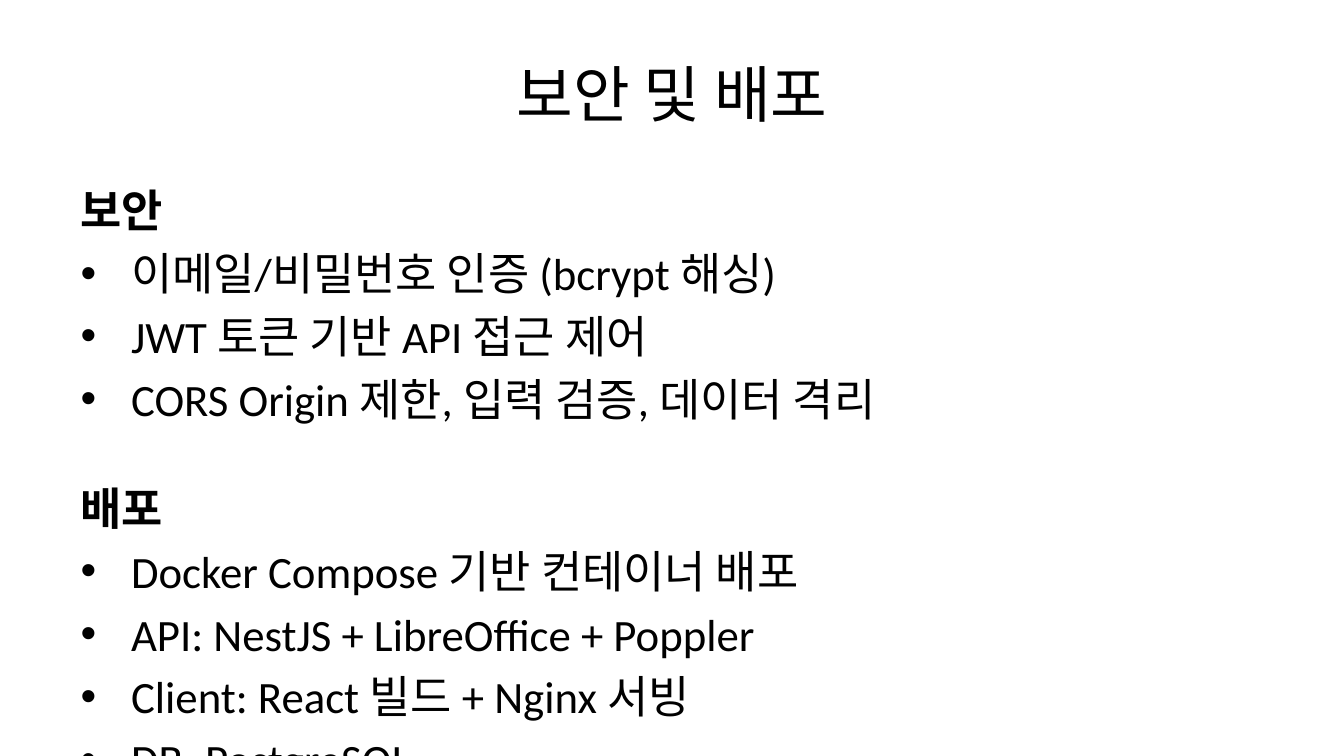
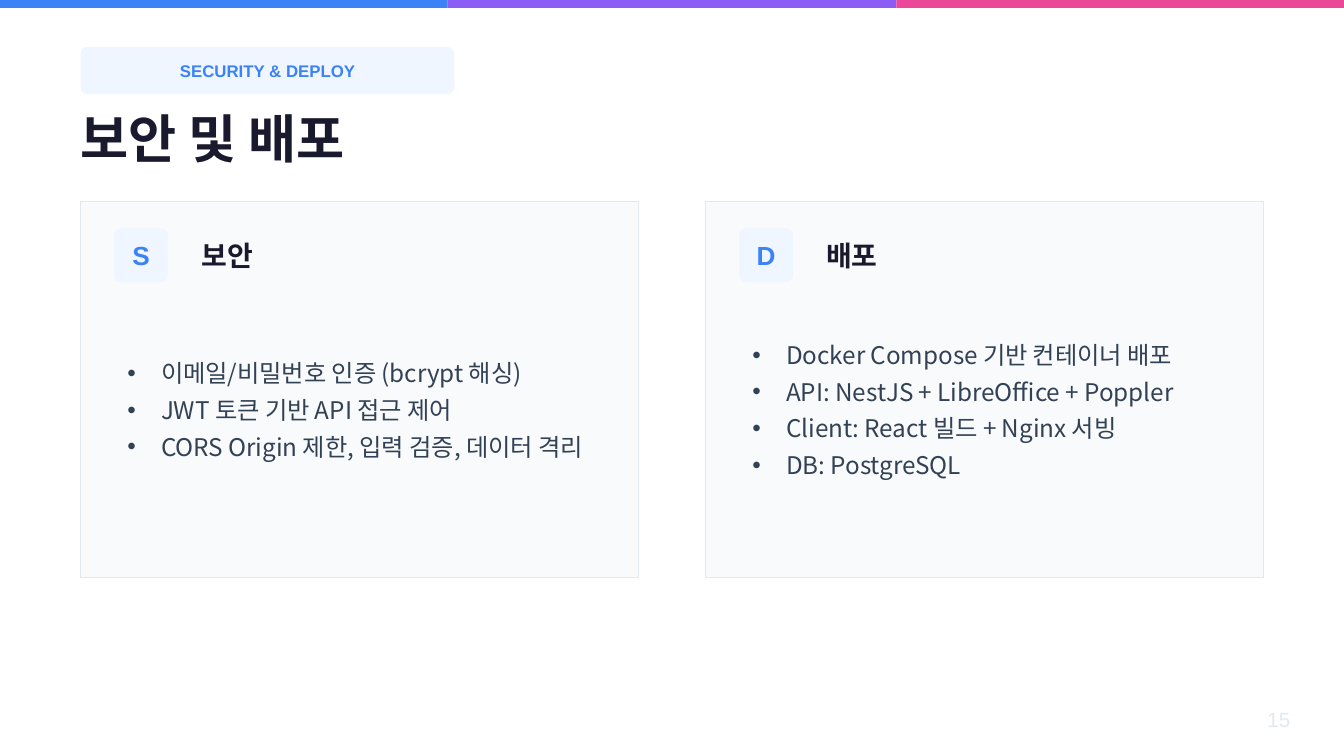
Before and after one commit to shinysky73/ai-worker, a slide deck: slide 15 of docs/REPORT_SLIDES.pptx. Drawn at 1344x756 pixels with LibreOffice and Linux fonts; fonts in the diff are those of the drawing. Boxes give left, top, right and bottom in pixels: in the first picture for what was removed or moved away, otherwise in the second. Text is boxed around its words. In the diff, an @@ line names an element or a change of style, - is before the commit and + after.

```diff
--- a/docs/REPORT_SLIDES.pptx
+++ b/docs/REPORT_SLIDES.pptx
@@ rectangle added at (0,0,448,8), fill #3B82F6 @@
@@ rectangle added at (448,0,896,8), fill #8B5CF6 @@
@@ rectangle added at (896,0,1344,8), fill #EC4899 @@
@@ rounded rectangle added at (81,47,454,94), fill #EFF6FF @@
@@ text added at (180,65,355,77), 9 pt, text #3B82F6, bold @@
+SECURITY & DEPLOY
@@ text "보안 및 배포": place and size @@
-text "보안 및 배포" at (516,66,827,122)
+text "보안 및 배포" at (81,114,344,163)
@@ text "보안 및 배포" at (81,114,344,163): size 33 to 28 pt, font Calibri to Noto Sans CJK KR, text colour #000000 to #1A1A2E, bold on; alignment centre to left @@
@@ text removed at (81,189,875,721) @@
-보안
-• 이메일/비밀번호 인증 (bcrypt 해싱)
-• JWT 토큰 기반 API 접근 제어
-• CORS Origin 제한, 입력 검증, 데이터 격리
-배포
-• Docker Compose 기반 컨테이너 배포
-• API: NestJS + LibreOffice + Poppler
-• Client: React 빌드 + Nginx 서빙
-• DB: PostgreSQL
@@ rectangle added at (81,202,638,578), fill #F8FAFC, outline #E2E8F0 0.5 pt @@
@@ rectangle added at (706,202,1263,578), fill #F8FAFC, outline #E2E8F0 0.5 pt @@
@@ rounded rectangle added at (114,228,168,282), fill #EFF6FF @@
@@ rounded rectangle added at (739,228,793,282), fill #EFF6FF @@
@@ text added at (132,246,149,266), 14 pt, text #3B82F6, bold @@
+S
@@ text added at (201,242,252,268), 15 pt, text #1A1A2E, bold @@
+보안
@@ text added at (757,247,776,265), 14 pt, text #3B82F6, bold @@
+D
@@ text added at (826,242,877,269), 15 pt, text #1A1A2E, bold @@
+배포
@@ text added at (786,344,1174,480), 13 pt, text #334155 @@
+• Docker Compose 기반 컨테이너 배포
+• API: NestJS + LibreOffice + Poppler
+• Client: React 빌드 + Nginx 서빙
+• DB: PostgreSQL
@@ text added at (161,362,583,462), 13 pt, text #334155 @@
+• 이메일/비밀번호 인증 (bcrypt 해싱)
+• JWT 토큰 기반 API 접근 제어
+• CORS Origin 제한, 입력 검증, 데이터 격리
```
Also in this commit, not shown: 15 other slides changed, 2 slides added, 1 slide removed, 1 other file.
